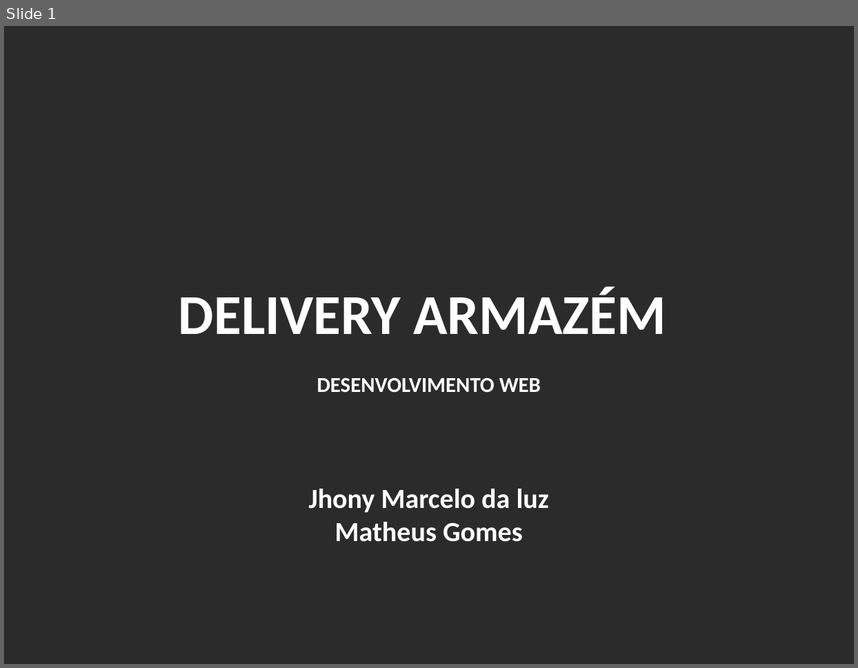
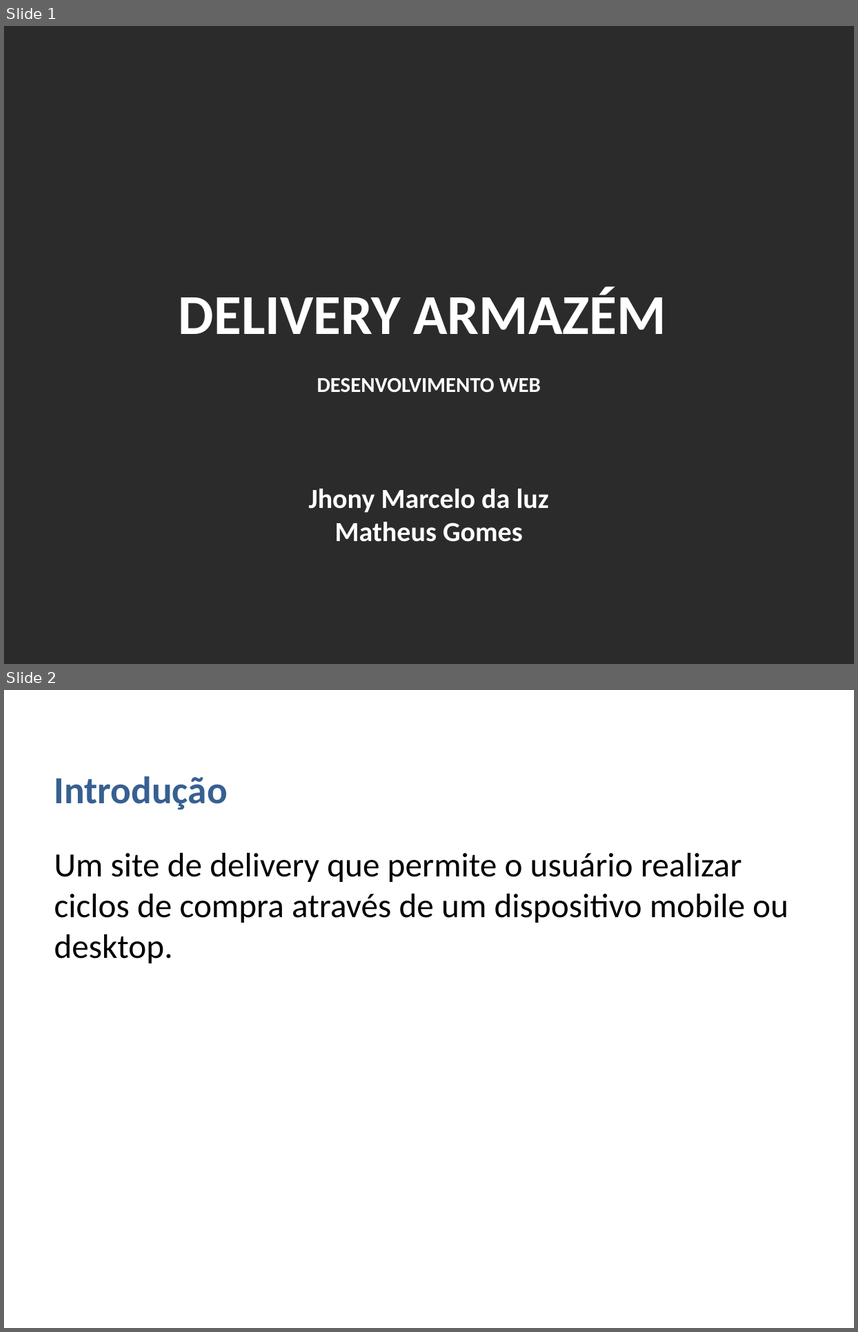
Before and after one commit to matheusg-dev/ProjetoDelivery_TCC, a slide deck: assets/documentacao_abnt/PowerPoint Projeto Final SENAI.pptx. Shown one above the other, each under a label of ours: slide 1 before the commit, slides 1 and 2 after it. The pictures are 858x668 and 858x1332 pixels, drawn with LibreOffice and Linux fonts; fonts in the diff are those of the drawing; background and template pictures are left out; a plain dark background stands for a picture behind light text. Boxes give left, top, right and bottom in pixels: in the first picture for what was removed or moved away, otherwise in the second. Text is boxed around its words. In the diff, an @@ line names an element or a change of style, - is before the commit and + after.

```diff
--- a/assets/documentacao_abnt/PowerPoint Projeto Final SENAI.pptx
+++ b/assets/documentacao_abnt/PowerPoint Projeto Final SENAI.pptx
@@ slide 2 added at (4,690,854,1328), background #FFFFFF @@
@@ title added at (54,776,228,810), 36 pt, text #376092, bold @@
+Introdução
@@ text added at (54,852,789,963), 32 pt, text #000000 @@
+Um site de delivery que permite o usuário realizar ciclos de compra através de um dispositivo mobile ou desktop.
```
Also in this commit, not shown: 3 slides changed, 1 slide removed.
